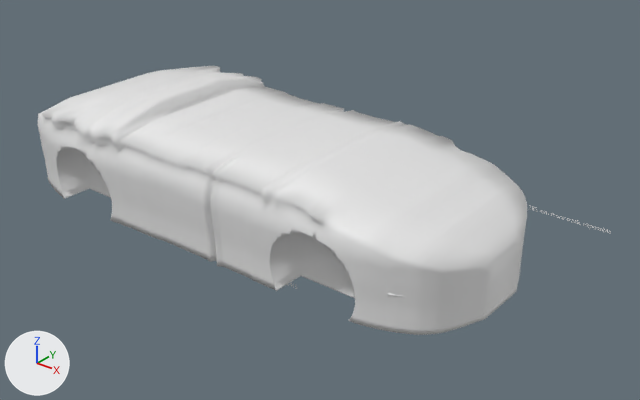
One commit to the Blender file 02_DESIGN/exterior/STATEV_001_v003.blend: the scene before it, then after it.
Before and after are seen from a 50 mm lens placed at (3.29, -4.84, 3.45), pointed at (-0.78, 0.25, 0.3). The lights are fixed; the arrows at lower left show +X, +Y and +Z. The first picture is the older version.

The first picture shows 'BLOCK_986_approx' and 1 more.
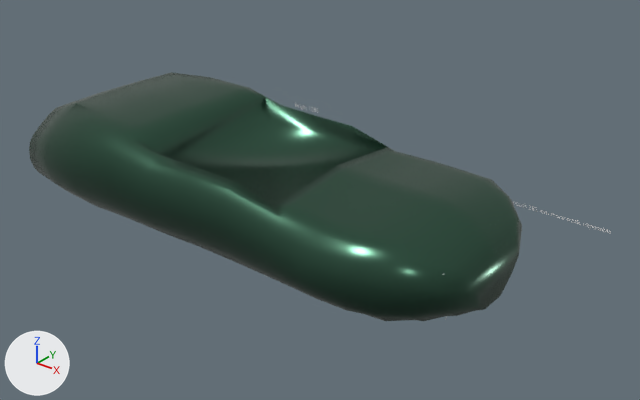
Boxes (x1, y1, x2, y2) around the edits, measured in the pictures (640 x 400 px):
'BLOCK_986_approx', hidden: before (38, 66, 527, 335)
'STATEV_PREVIEW_SKIN', added (dark green): after (29, 72, 522, 321)

What changed in the scene script:
```text
Add mat_statev_body:
    mat_statev_body = principled_material('STATEV_BODY')
    mat_statev_body.base_color = (0.045, 0.115, 0.075)  # dark green #3c5f4d
    mat_statev_body.metallic = 0.85
    mat_statev_body.roughness = 0.25
Add me_preview_skin_001:
    me_preview_skin_001.from_pydata(...)  # 757 vertices, 677 faces; spans x -3.42..0.95, y -0.95..0.95, z 0.12..0.91
    me_preview_skin_001.polygons.foreach_set('use_smooth', [True] * 677)
    me_preview_skin_001.materials.append(mat_statev_body)  # dark green #3c5f4d
Change ob_block_986_approx:
    add ob_block_986_approx.hide_set(True)  # its collection is switched off
Add ob_statev_preview_skin:
    ob_statev_preview_skin = bpy.data.objects.new('STATEV_PREVIEW_SKIN', me_preview_skin_001)
    ob_statev_preview_skin.location = (0.0, 0.0, 0.0)
```
